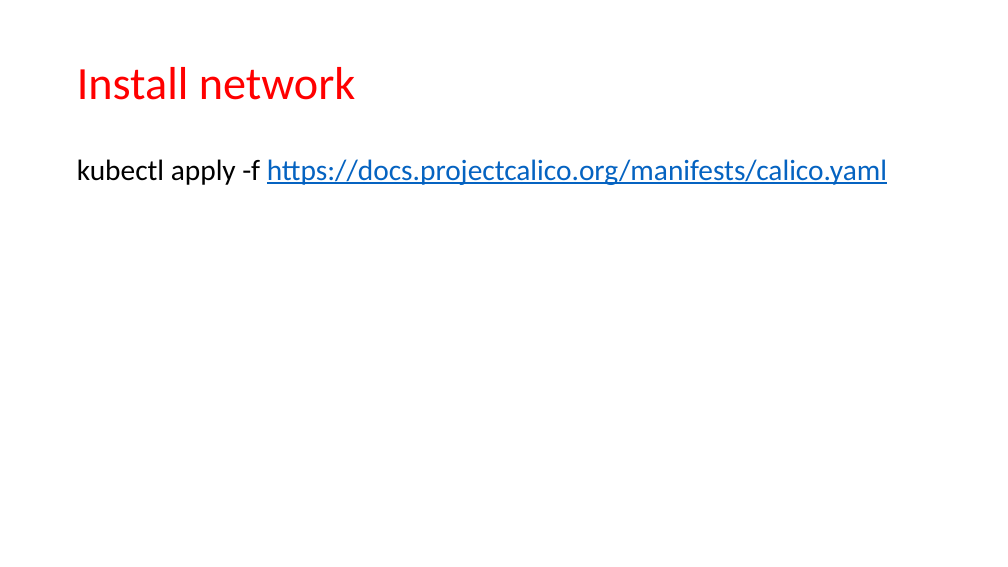
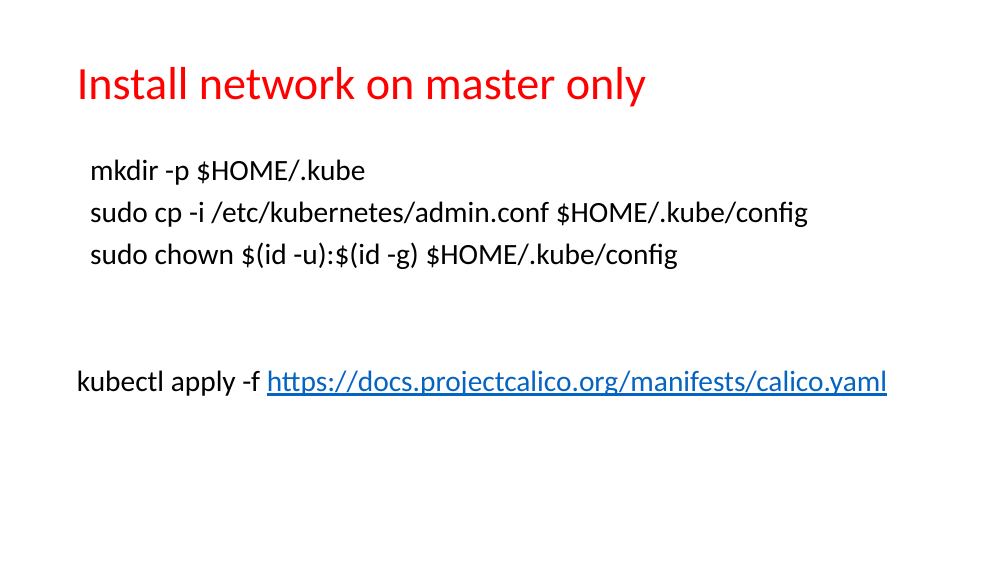
Before and after one commit to JanbaskDevops/Batch1, a slide deck: slide 30 of MyLearnings/Kubernetes/PPT's/Kuberntes architecture and Installation.pptx. Drawn at 1008x567 pixels with LibreOffice and Linux fonts; fonts in the diff are those of the drawing. Boxes give left, top, right and bottom in pixels: in the first picture for what was removed or moved away, otherwise in the second. Text is boxed around its words. In the diff, an @@ line names an element or a change of style, - is before the commit and + after.

```diff
--- a/MyLearnings/Kubernetes/PPT's/Kuberntes architecture and Installation.pptx
+++ b/MyLearnings/Kubernetes/PPT's/Kuberntes architecture and Installation.pptx
@@ title at bbox=[77, 67, 646, 107]: text changed @@
-Install network
+Install network on master only
@@ text at bbox=[90, 159, 808, 269]: paragraphs added @@
+mkdir -p $HOME/.kube
+sudo cp -i /etc/kubernetes/admin.conf $HOME/.kube/config
+sudo chown $(id -u):$(id -g) $HOME/.kube/config
```
Also in this commit, not shown: 3 other slides changed, 30 other files.
